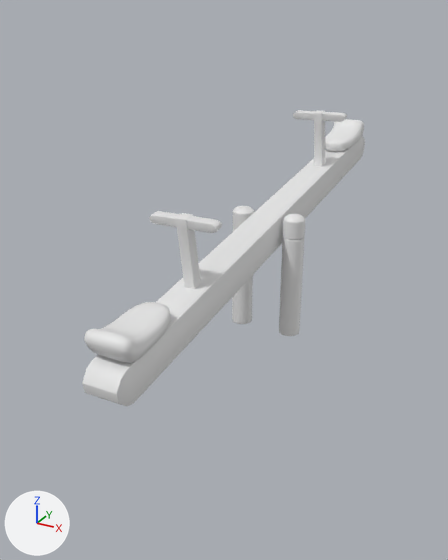
One commit to the glTF model public/seesaw.glb: the scene before it, then after it.
Camera for both pictures: a 50 mm lens placed at (-8.704, -0.413, 0.454), pointed at (-8.855, -0.14, 0.317). Lighting does not change. The marker at lower left points along +X, +Y and +Z.

Names of what the first picture shows: 'Paal', 'Whip'.
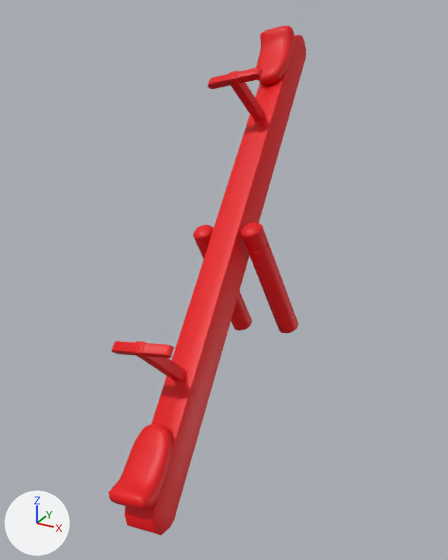
ob_seesaw is not drawn itself; it is the parent of ob_paal, ob_whip.

Changed parts and their boxes [x1, y1, x2, y2] in the pictures (448 x 560 px):
'Whip', recoloured, turned: before [82, 110, 365, 406]; after [108, 26, 306, 535]
'Paal', recoloured, turned (grey to red): before [232, 206, 305, 336]; after [193, 222, 298, 333]

What changed in the scene script:
```text
Add mat_material_002:
    mat_material_002 = principled_material('Material.002')
    mat_material_002.base_color = (0.8, 0.0, 0.00349)  # red #e7000b
Change me_cylinder_004:
    where me_cylinder_004.from_pydata(...)  # 6908 vertices, 13808 faces; spans x -3.57..3.57, y -0.88..1.11, z 3.95..15.81
    add me_cylinder_004.materials.append(mat_material_002)  # red #e7000b
Change me_cube_001:
    where me_cube_001.from_pydata(...)  # 1170 vertices, 2328 faces; spans x -18.3..18.3, y -2.0..2.0, z -1.0..5.2
    add me_cube_001.materials.append(mat_material_002)  # red #e7000b
Change ob_seesaw:
    ob_seesaw.rotation_euler: (0.0, 0.0, 0.984) -> (0.0, -0.389, 0.984)  # degrees (0, 0, 56) -> degrees (0, -22, 56)
Change ob_whip:
    ob_whip.rotation_euler: (-0.019, -0.139, 0.594) -> (-0.0208, -0.389, 0.594)  # degrees (-1.1, -8, 34) -> degrees (-1.2, -22, 34)
```
